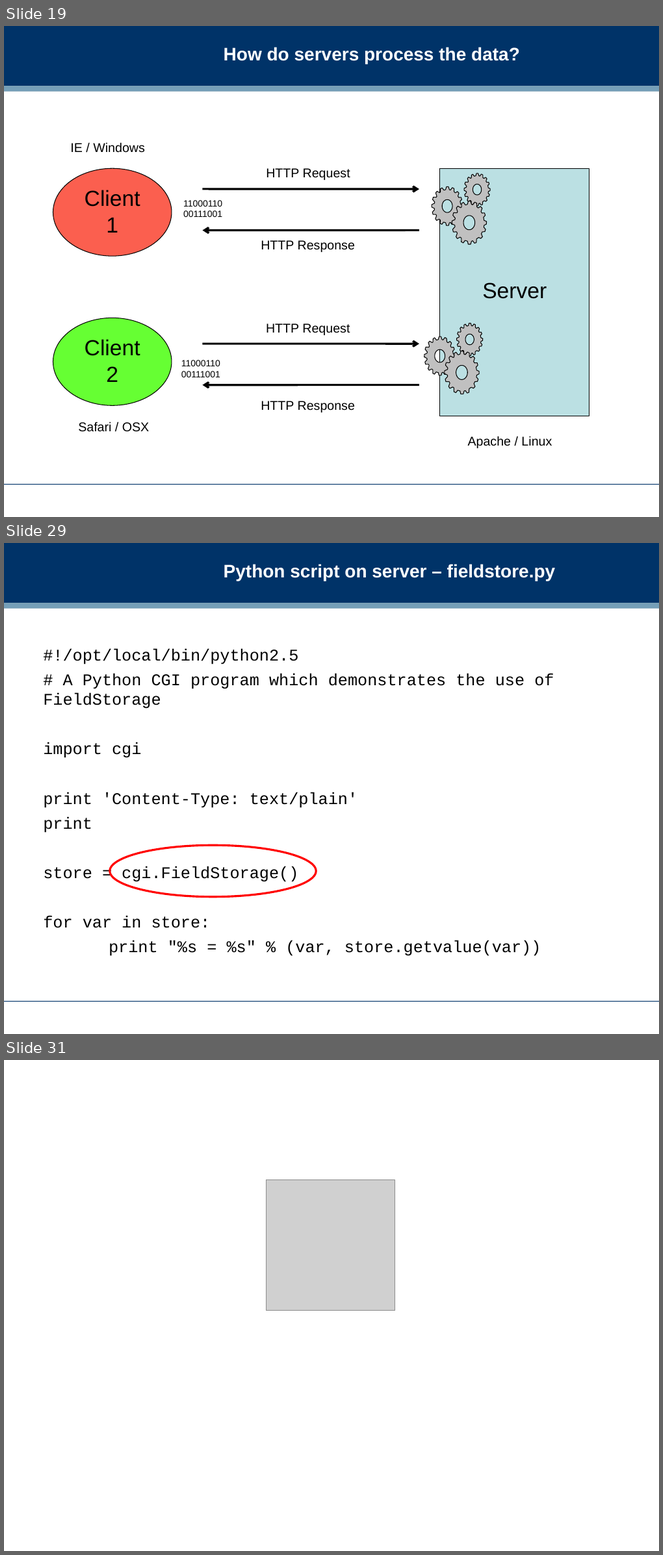
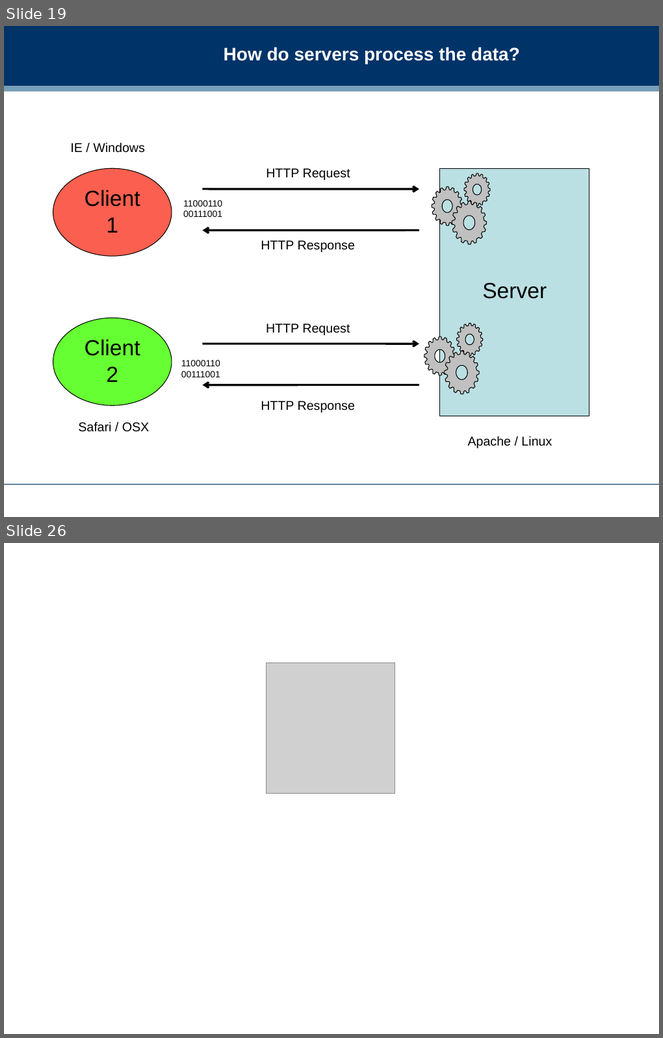
Before and after one commit to dreamind/ix, a slide deck: workshops/infrastructure/infrastructure.ppt. Shown one above the other, each under a label of ours: slides 19, 29 and 31 before the commit, slides 19 and 26 after it; the slides between them are not shown. The pictures are 663x1555 and 663x1038 pixels, drawn with LibreOffice and Linux fonts; fonts in the diff are those of the drawing; grey boxes stand for pictures; background and template pictures are left out. Boxes give left, top, right and bottom in pixels: in the first picture for what was removed or moved away, otherwise in the second. Text is boxed around its words. In the diff, an @@ line names an element or a change of style, - is before the commit and + after.

```diff
--- a/workshops/infrastructure/infrastructure.ppt
+++ b/workshops/infrastructure/infrastructure.ppt
@@ slide 29 removed at box(4, 543, 659, 1034), background #FFFFFF; not listed: 3 template elements that a slide beside it also shows @@
@@ title removed at box(224, 564, 556, 581) @@
-Python script on server – fieldstore.py
@@ text removed at box(43, 648, 554, 956) @@
-#!/opt/local/bin/python2.5
-# A Python CGI program which demonstrates the use of FieldStorage
-import cgi
-print 'Content-Type: text/plain'
-print
-store = cgi.FieldStorage()
-for var in store:
-print "%s = %s" % (var, store.getvalue(var))
@@ ellipse removed at box(109, 846, 316, 897) @@
@@ what was slide 31 is now slide 26 @@
```
Also in this commit, not shown: 5 slides changed, 5 slides added, 9 other slides removed, 9 other files.
